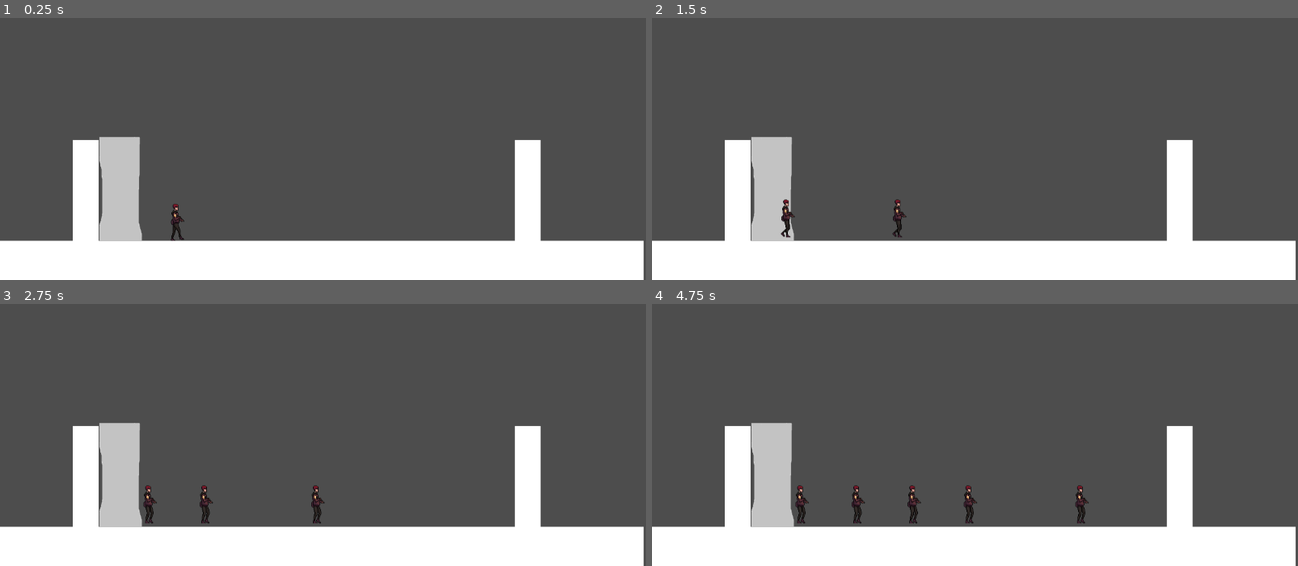
Above: before the commit, frames 1-4 (two rows, left to right).
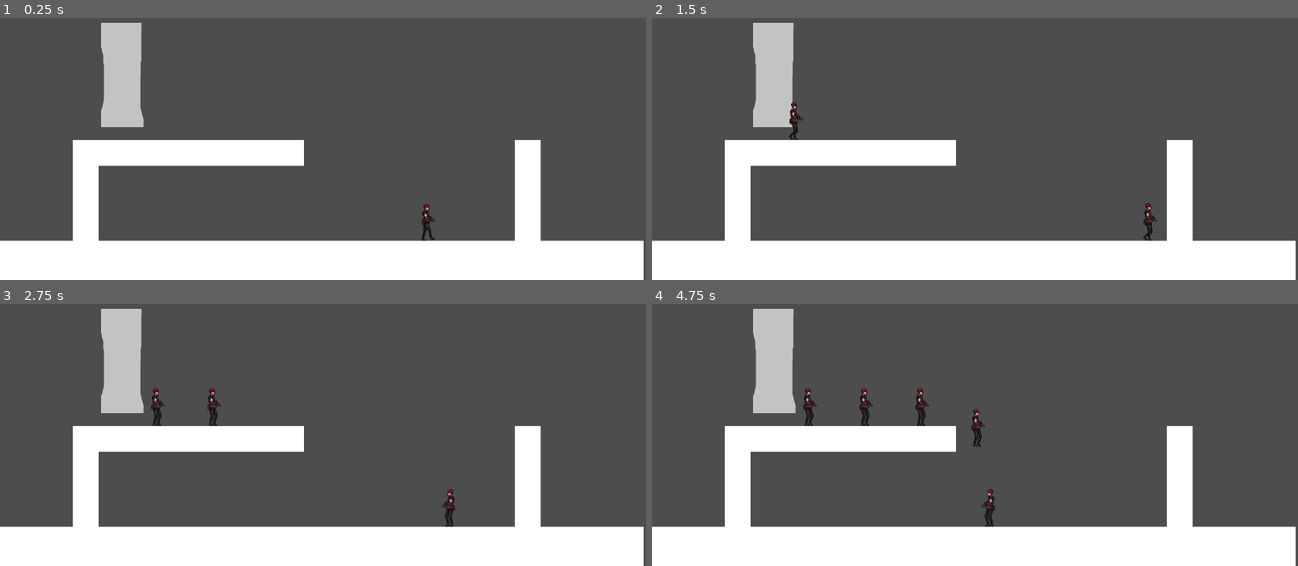
Above: after the commit, the same moments.

Repository: lougon02/EscapeFromHallwayB
Game: Godot game, scene res://scenes/levels/level.tscn
Same seed, same stepped clock (60 frames per second), same inputs: the game is played once before the commit and once after it.
Inputs (mouse positions are in pixels of both pictures, inside the frame that each line leads up to):
- Up to frame 1 (0.25 s): no input
- Up to frame 2 (1.5 s): move the mouse to (845, 222) at 0.52 s; press the mouse at (845, 222) at 0.53 s; move the mouse to (774, 222) at 1.27 s; release the mouse at (774, 222) at 1.28 s; click (774, 222) at 1.35 s
- Up to frame 3 (2.75 s): move the mouse to (109, 508) at 2.02 s; press the mouse at (109, 508) at 2.03 s
- Up to frame 4 (4.75 s): move the mouse to (942, 455) at 2.77 s; release the mouse at (942, 455) at 2.78 s; click (942, 455) at 2.85 s; move the mouse to (787, 508) at 3.52 s; press the mouse at (787, 508) at 3.53 s; move the mouse to (774, 508) at 4.27 s; release the mouse at (774, 508) at 4.28 s; click (774, 508) at 4.35 s

The runs differ from the first frame. In frame 1, 7.6% of the frame differs, in the area x 15-68%, y 1-86%; in frame 2, 7.7%; in frame 3, 8.2%; in frame 4, 8.8%.

Commit message:
Added the logic for 3 power-ups

Diff:
--- a/scenes/entities/player/player.gd
+++ b/scenes/entities/player/player.gd
@@ -4,6 +4,8 @@
 const JUMP_VELOCITY = -400.0
 var DIRECTION = Vector2.RIGHT
 var mouse_in = false
+var gravity_modifier = 1.0
+var speed_modifier = 1.0
 
 # Get the gravity from the project settings to be synced with RigidBody nodes.
 var gravity = ProjectSettings.get_setting("physics/2d/default_gravity")
@@ -15,23 +17,21 @@
 func _physics_process(delta):
 	# Add the gravity.
 	if not is_on_floor():
-		velocity.y += gravity * delta
+		velocity.y += gravity * gravity_modifier * delta
 
 	if is_on_wall():
-		DIRECTION *= -1
+		DIRECTION.x *= -1
 		$Sprite2D.flip_h = not $Sprite2D.flip_h
 
-	velocity = DIRECTION * SPEED
+	if is_on_floor() and Input.is_action_just_pressed("Click") and mouse_in == true:
+		process_powerup("weight", delta)
 
-	if is_on_floor() and Input.is_action_pressed("Click") and mouse_in == true:
-		process_powerup("jump", delta)
-
+	velocity.x = DIRECTION.x * SPEED * speed_modifier
 
 	move_and_slide()
 
 func animate():
 	# Tween to change sprite frame from 1 to 8.
-
 	var tween = get_tree().create_tween().set_loops()
 	tween.tween_property($Sprite2D, "frame", 7, 1).from(0)
 
@@ -40,22 +40,18 @@
 	if powerup == "jump":
 		velocity.y = JUMP_VELOCITY
 	elif powerup == "flip":
-		# DIRECTION *= -1
-		# $Sprite2D.flip_h = not $Sprite2D.flip_h
-		pass
+		DIRECTION.x *= -1
+		$Sprite2D.flip_h = not $Sprite2D.flip_h
 	elif powerup == "weight":
-		# velocity.x *= 0.5
-		# velocity.y += gravity * 4 * delta
-		pass
+		speed_modifier = 0.5
+		gravity_modifier = 5.0
 	else:
 		# error powerup desconhecido
 		pass
 
 
 func _on_mouse_entered():
-	print("Entering")
 	mouse_in = true
-	process_powerup("jump", 0.0)
 
 
 func _on_mouse_exited():
--- a/scenes/levels/level.tscn
+++ b/scenes/levels/level.tscn
@@ -15,7 +15,7 @@
 script = ExtResource("1_60x56")
 
 [node name="Player" parent="." instance=ExtResource("1_2alya")]
-position = Vector2(290, 544)
+position = Vector2(737, 543)
 
 [node name="Floor" type="StaticBody2D" parent="."]
 
@@ -38,6 +38,28 @@
 [node name="CollisionShape2D" type="CollisionShape2D" parent="Wall"]
 shape = SubResource("RectangleShape2D_wuh4f")
 
+[node name="Wall3" type="StaticBody2D" parent="."]
+position = Vector2(268, 421)
+rotation = 1.5708
+
+[node name="WallImage" type="Sprite2D" parent="Wall3"]
+scale = Vector2(0.23, 0.915)
+texture = ExtResource("2_svv2q")
+
+[node name="CollisionShape2D" type="CollisionShape2D" parent="Wall3"]
+shape = SubResource("RectangleShape2D_wuh4f")
+
+[node name="Wall4" type="StaticBody2D" parent="."]
+position = Vector2(451, 421)
+rotation = 1.5708
+
+[node name="WallImage" type="Sprite2D" parent="Wall4"]
+scale = Vector2(0.23, 0.915)
+texture = ExtResource("2_svv2q")
+
+[node name="CollisionShape2D" type="CollisionShape2D" parent="Wall4"]
+shape = SubResource("RectangleShape2D_wuh4f")
+
 [node name="Wall2" type="StaticBody2D" parent="."]
 position = Vector2(153, 490)
 
@@ -52,9 +74,9 @@
 autostart = true
 
 [node name="SpawnMarker" type="Marker2D" parent="."]
-position = Vector2(191, 556)
+position = Vector2(205, 326)
 
 [node name="SpawnLocation" parent="." instance=ExtResource("4_k65vc")]
-position = Vector2(213, 486)
+position = Vector2(216, 282)
 
 [connection signal="timeout" from="SpawnTimer" to="." method="_on_spawn_timer_timeout"]
